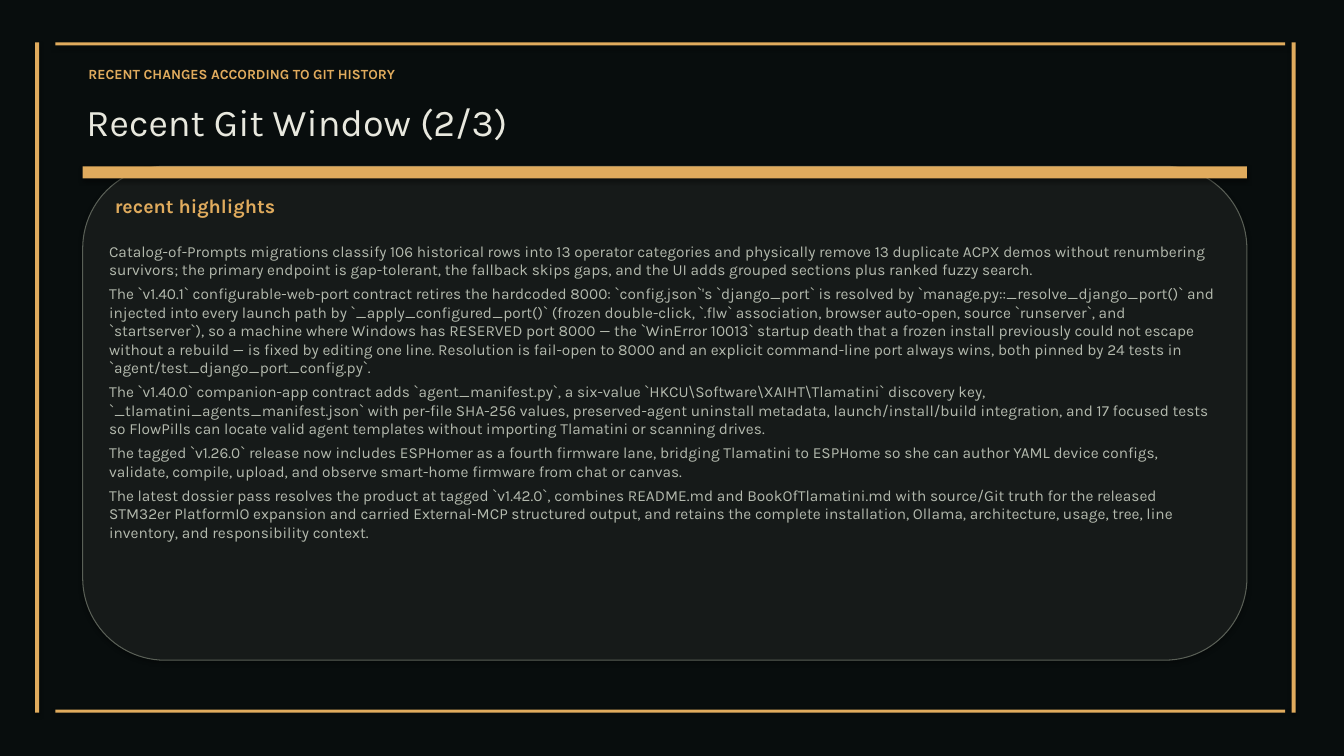
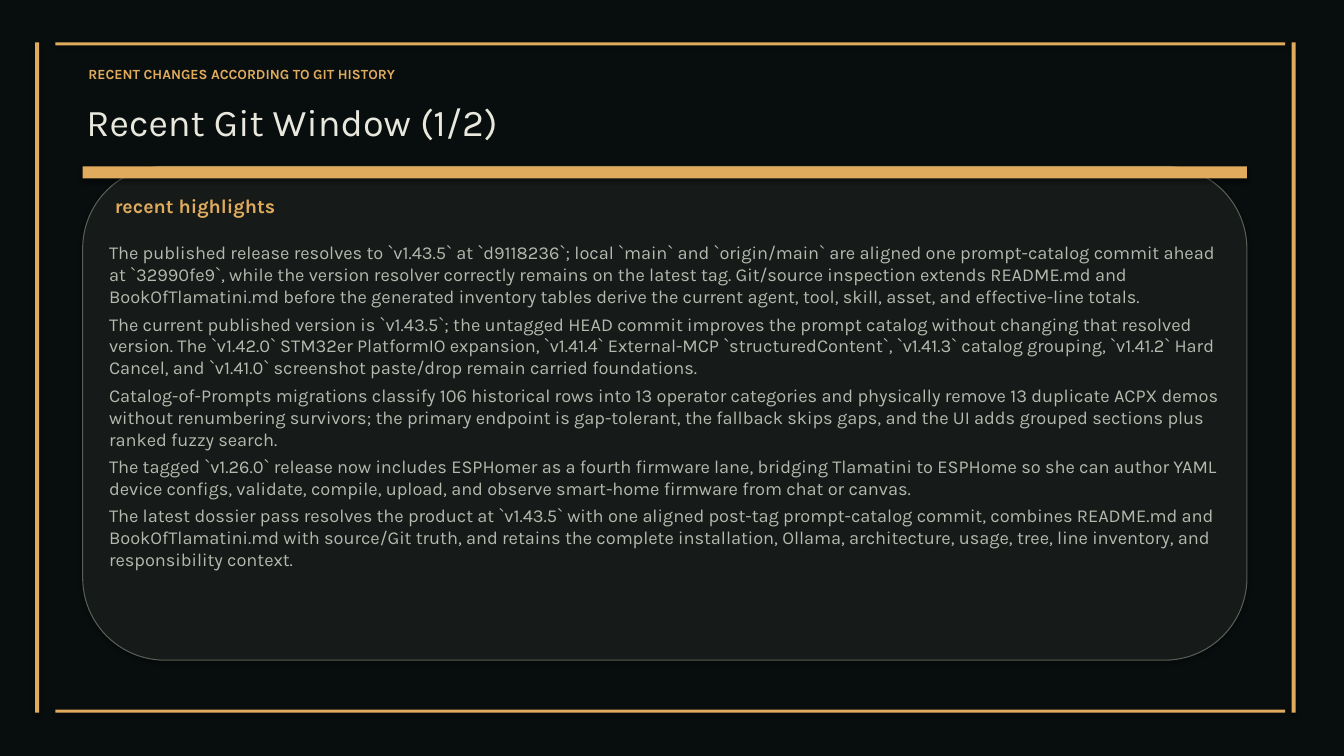
Before and after one commit to XAIHT/Tlamatini, a slide deck: slide 112 of Tlamatini_eXtended_Artificial_Intelligence_Humanly_Tempered.pptx. Drawn at 1344x756 pixels with LibreOffice and Linux fonts; fonts in the diff are those of the drawing. Boxes give left, top, right and bottom in pixels: in the first picture for what was removed or moved away, otherwise in the second. Text is boxed around its words. In the diff, an @@ line names an element or a change of style, - is before the commit and + after.

Commit message:
Updating and bumping to Tlamatini v1.43.5, by angelahack1

```diff
--- a/Tlamatini_eXtended_Artificial_Intelligence_Humanly_Tempered.pptx
+++ b/Tlamatini_eXtended_Artificial_Intelligence_Humanly_Tempered.pptx
@@ text at <box>86,108,498,140</box>: text changed @@
-Recent Git Window (2/3)
+Recent Git Window (1/2)
@@ text at <box>109,245,1215,379</box>: paragraphs added @@
+The published release resolves to `v1.43.5` at `d9118236`; local `main` and `origin/main` are aligned one prompt-catalog commit ahead at `32990fe9`, while the version resolver correctly remains on the latest tag. Git/source inspection extends README.md and BookOfTlamatini.md before the generated inventory tables derive the current agent, tool, skill, asset, and effective-line totals.
+The current published version is `v1.43.5`; the untagged HEAD commit improves the prompt catalog without changing that resolved version. The `v1.42.0` STM32er PlatformIO expansion, `v1.41.4` External-MCP `structuredContent`, `v1.41.3` catalog grouping, `v1.41.2` Hard Cancel, and `v1.41.0` screenshot paste/drop remain carried foundations.
@@ text at <box>109,287,1214,438</box>: paragraphs removed @@
-The `v1.40.1` configurable-web-port contract retires the hardcoded 8000: `config.json`'s `django_port` is resolved by `manage.py::_resolve_django_port()` and injected into every launch path by `_apply_configured_port()` (frozen double-click, `.flw` association, browser auto-open, source `runserver`, and `startserver`), so a machine where Windows has RESERVED port 8000 — the `WinError 10013` startup death that a frozen install previously could not escape without a rebuild — is fixed by editing one line. Resolution is fail-open to 8000 and an explicit command-line port always wins, both pinned by 24 tests in `agent/test_django_port_config.py`.
-The `v1.40.0` companion-app contract adds `agent_manifest.py`, a six-value `HKCU\Software\XAIHT\Tlamatini` discovery key, `_tlamatini_agents_manifest.json` with per-file SHA-256 values, preserved-agent uninstall metadata, launch/install/build integration, and 17 focused tests so FlowPills can locate valid agent templates without importing Tlamatini or scanning drives.
@@ text at <box>109,389,1219,500</box>: size 11 to 13 pt in "Catalog-of-Prompts migrations classify 106 historical rows i ...", "The tagged `v1.26.0` release now includes ESPHomer ..." @@
@@ text at <box>109,508,1214,571</box>: text changed; size 11 to 13 pt @@
-The latest dossier pass resolves the product at tagged `v1.42.0`, combines README.md and BookOfTlamatini.md with source/Git truth for the released STM32er PlatformIO expansion and carried External-MCP structured output, and retains the complete installation, Ollama, architecture, usage, tree, line inventory, and responsibility context.
+The latest dossier pass resolves the product at `v1.43.5` with one aligned post-tag prompt-catalog commit, combines README.md and BookOfTlamatini.md with source/Git truth, and retains the complete installation, Ollama, architecture, usage, tree, line inventory, and responsibility context.
```
Also in this commit, not shown: 51 other slides changed, 2 slides added, 2 slides removed, 2 other files.
